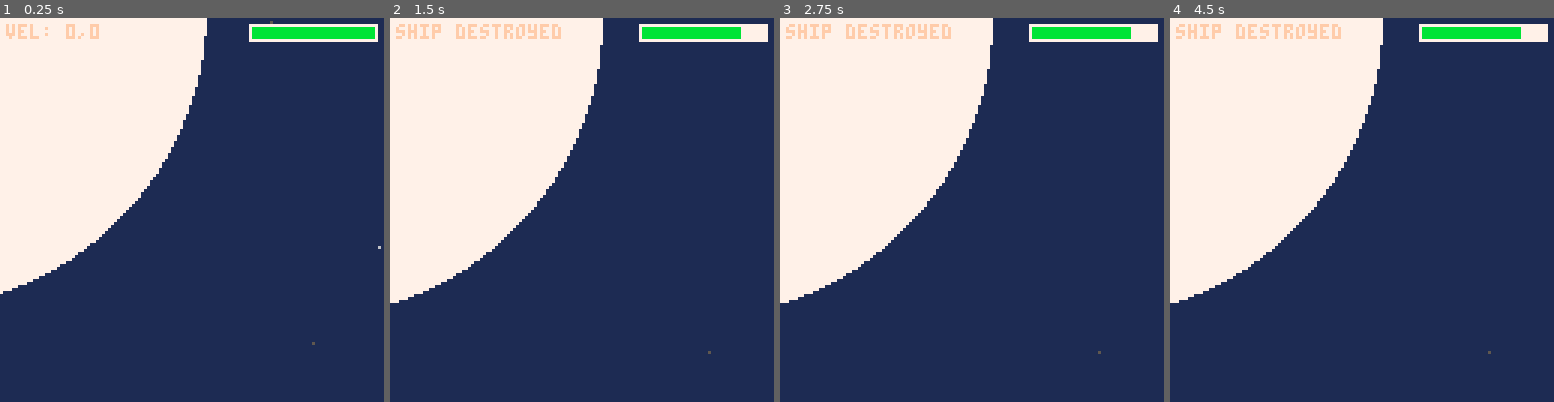
Above: before the commit, frames 1-4 (left to right).
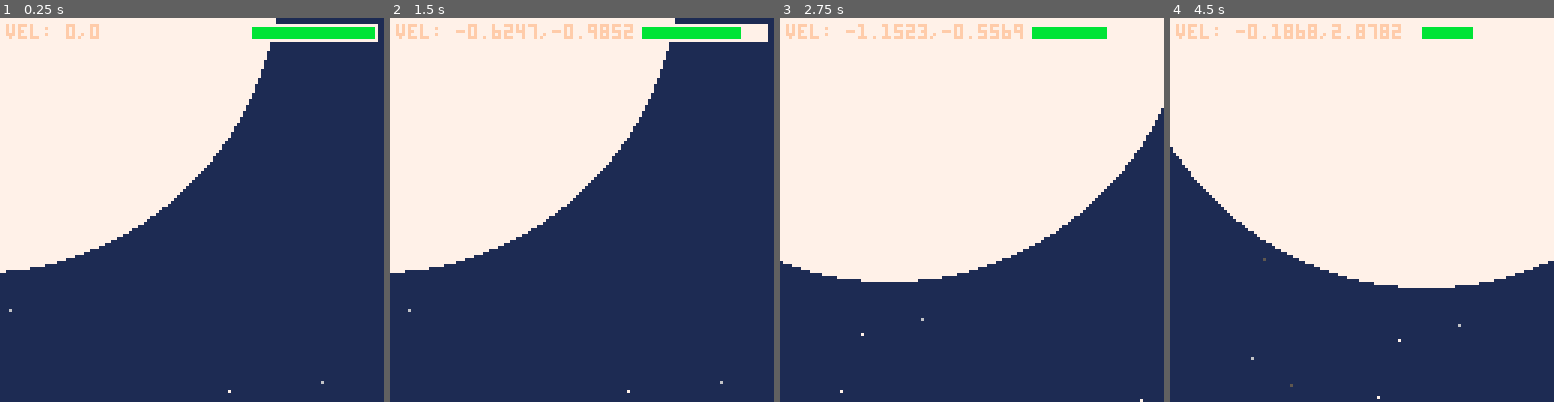
Above: after the commit, the same moments.

Repository: nucleartide/ludum-dare-39
Game: PICO-8 cartridge game.p8
Same seed, same stepped clock (60 frames per second), same inputs: the game is played once before the commit and once after it.
Inputs:
- Up to frame 1 (0.25 s): no input
- Up to frame 2 (1.5 s): tap X (X key) at 0.33, 1.07 s; tap O (Z key) at 0.7 s
- Up to frame 3 (2.75 s): hold Right 1.6-2.1 s; tap O (Z key) at 1.7, 2.1, 2.5 s; tap X (X key) at 1.85 s; hold Up 2.15-2.42 s; hold Right from 2.47 s (still down)
- Up to frame 4 (4.5 s): tap O (Z key) every 0.4 s from 2.9 to 4.1 s; tap X (X key) at 2.97, 4.08 s; release Right at 3.03 s; hold Left 3.08-3.58 s; hold Down 3.63-3.97 s; hold Right from 4.02 s (still down)

The runs differ from the first frame. In frame 1, 8.0% of the frame differs, in the area x 0-100%, y 0-98%; in frame 2, 9.0%; in frame 3, 30%; in frame 4, 42%, in the area x 0-100%, y 0-100%.

Commit message:
make planets orbit

Diff:
--- a/game.p8
+++ b/game.p8
@@ -30,6 +30,8 @@
     r = 100,
     c = 7,
     m = 100,
+    a = 0,
+    d = 0,
   },
 
   { -- earth
@@ -38,6 +40,9 @@
     r = 40,
     c = 12,
     m = 40,
+    a = rnd(1),
+    d = 200,
+    s = 0.0001,
   },
 
   { -- mars
@@ -46,6 +51,9 @@
     r = 30,
     c = 2,
     m = 30,
+    a = rnd(1),
+    d = 300,
+    s = 0.0002,
   },
 
   { -- uranus
@@ -54,6 +62,9 @@
     r = 50,
     c = 6,
     m = 60,
+    a = rnd(1),
+    d = 500,
+    s = 0.0004,
   },
 
   { -- pluto
@@ -62,6 +73,9 @@
     r = 20,
     c = 15,
     m = 20,
+    a = rnd(1),
+    d = 600, -- distance from sun
+    s = 0.0007,
   },
 }
 
@@ -288,6 +302,17 @@
       end
 
     end
+  end
+
+  --
+  -- make planets orbit
+  --
+
+  for i=2,#planets do
+    local p = planets[i]
+    p.a += p.s
+    p.x = p.d * cos(p.a)
+    p.y = p.d * sin(p.a)
   end
 
   --
